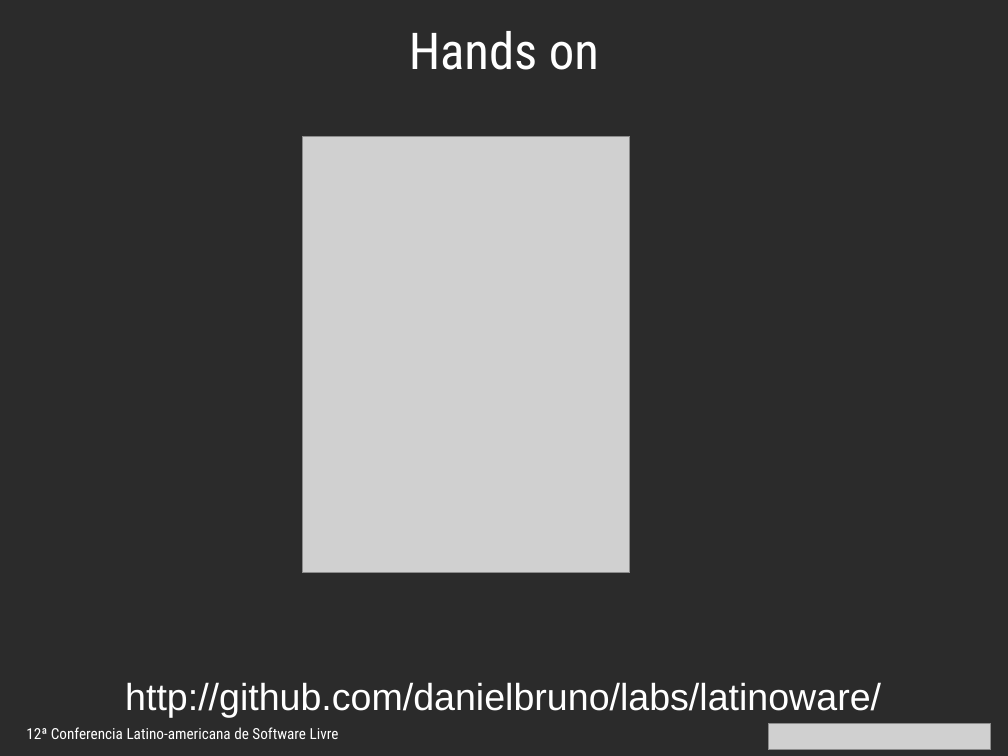
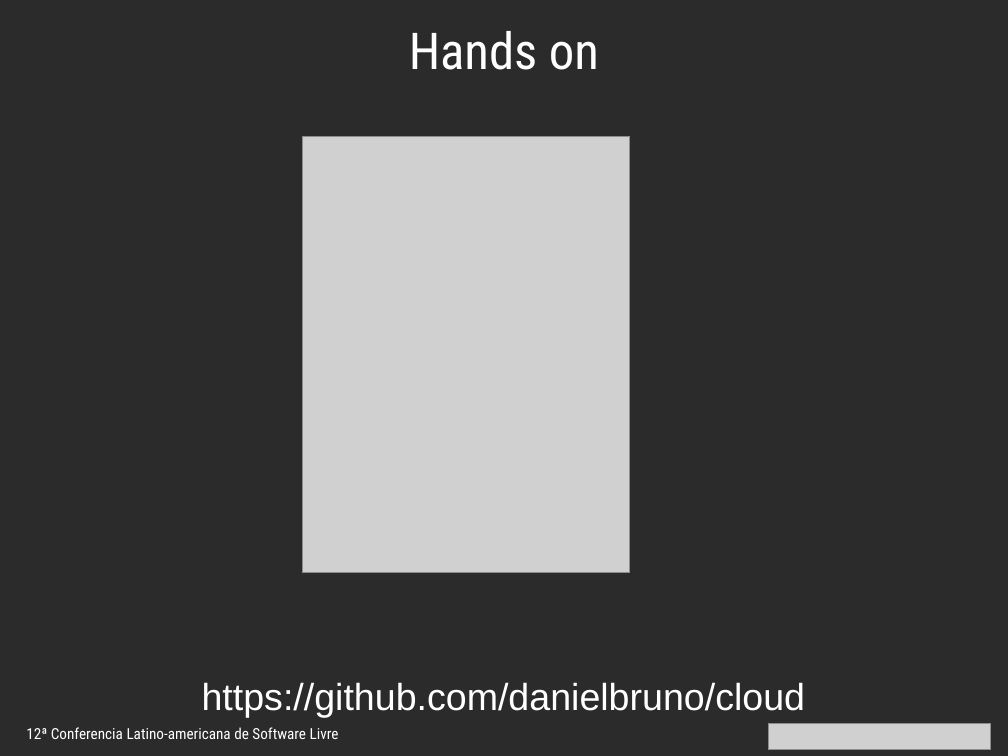
Before and after one commit to danielbruno/cloud, a slide deck: slide 16 of latinoware/doc/libcloud.odp. Drawn at 1008x756 pixels with LibreOffice and Linux fonts; fonts in the diff are those of the drawing; grey boxes stand for pictures; background and template pictures are left out; a plain dark background stands for a picture behind light text. Boxes give left, top, right and bottom in pixels: in the first picture for what was removed or moved away, otherwise in the second. Text is boxed around its words. In the diff, an @@ line names an element or a change of style, - is before the commit and + after.

Commit message:
Fixed repository url

```diff
--- a/latinoware/doc/libcloud.odp
+++ b/latinoware/doc/libcloud.odp
@@ text at (x1=202, y1=682, x2=806, y2=718): text changed @@
-http://github.com/danielbruno/labs/latinoware/
+https://github.com/danielbruno/cloud
```
